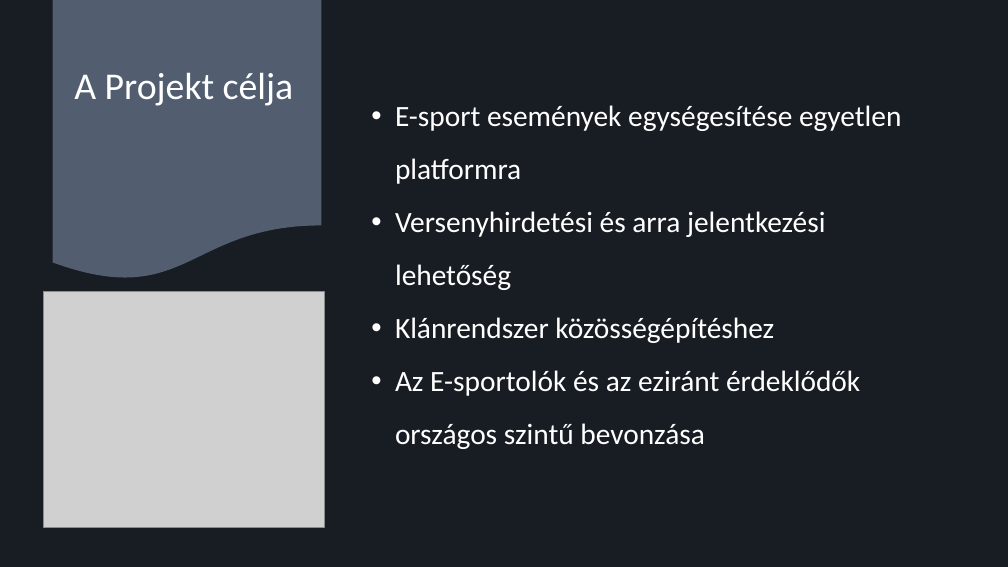
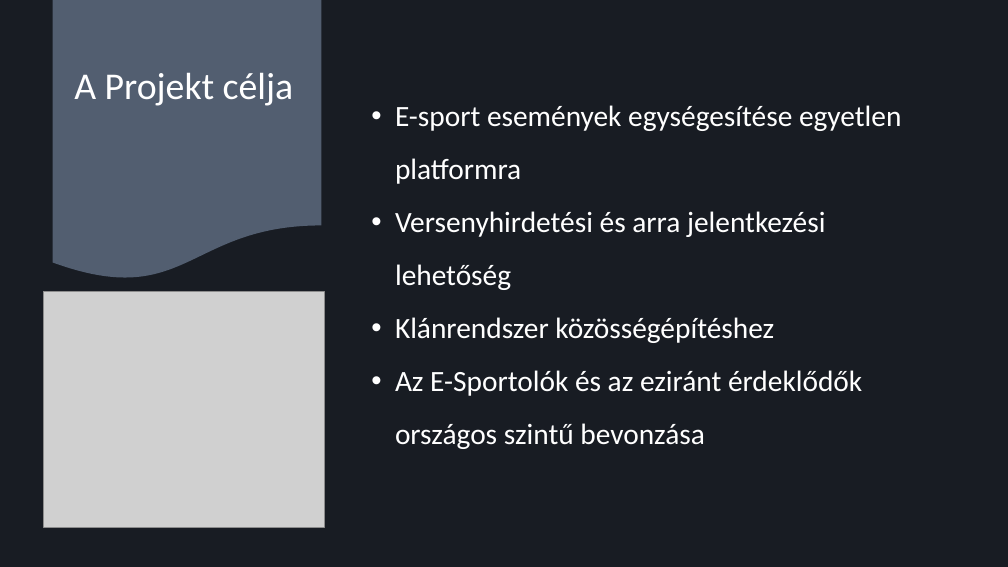
Before and after one commit to ketonBever0/Trefort_Esport, a slide deck: slide 2 of E-sport_portal.pptx. Drawn at 1008x567 pixels with LibreOffice and Linux fonts; fonts in the diff are those of the drawing; grey boxes stand for pictures. Boxes give left, top, right and bottom in pixels: in the first picture for what was removed or moved away, otherwise in the second. Text is boxed around its words. In the diff, an @@ line names an element or a change of style, - is before the commit and + after.

```diff
--- a/E-sport_portal.pptx
+++ b/E-sport_portal.pptx
@@ text at box(395, 370, 862, 449): text changed @@
-• Az E-sportolók és az eziránt érdeklődők országos szintű bevonzása
+• Az E-Sportolók és az eziránt érdeklődők országos szintű bevonzása
```
Also in this commit, not shown: 2 other slides changed.
